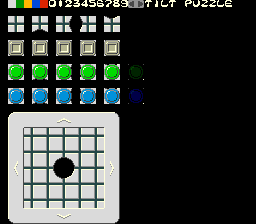
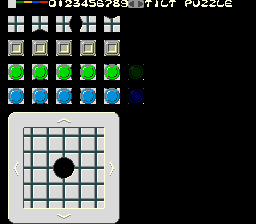
Revision of a layered 256 × 224 image; what changed, layer by layer:
painted on "Background" over [16, 0, 48, 8]
